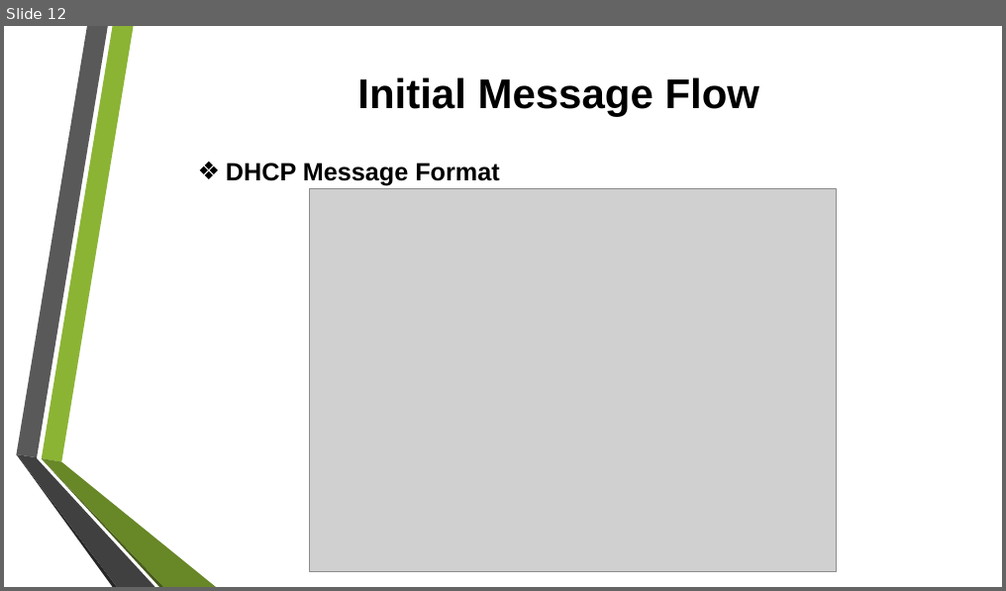
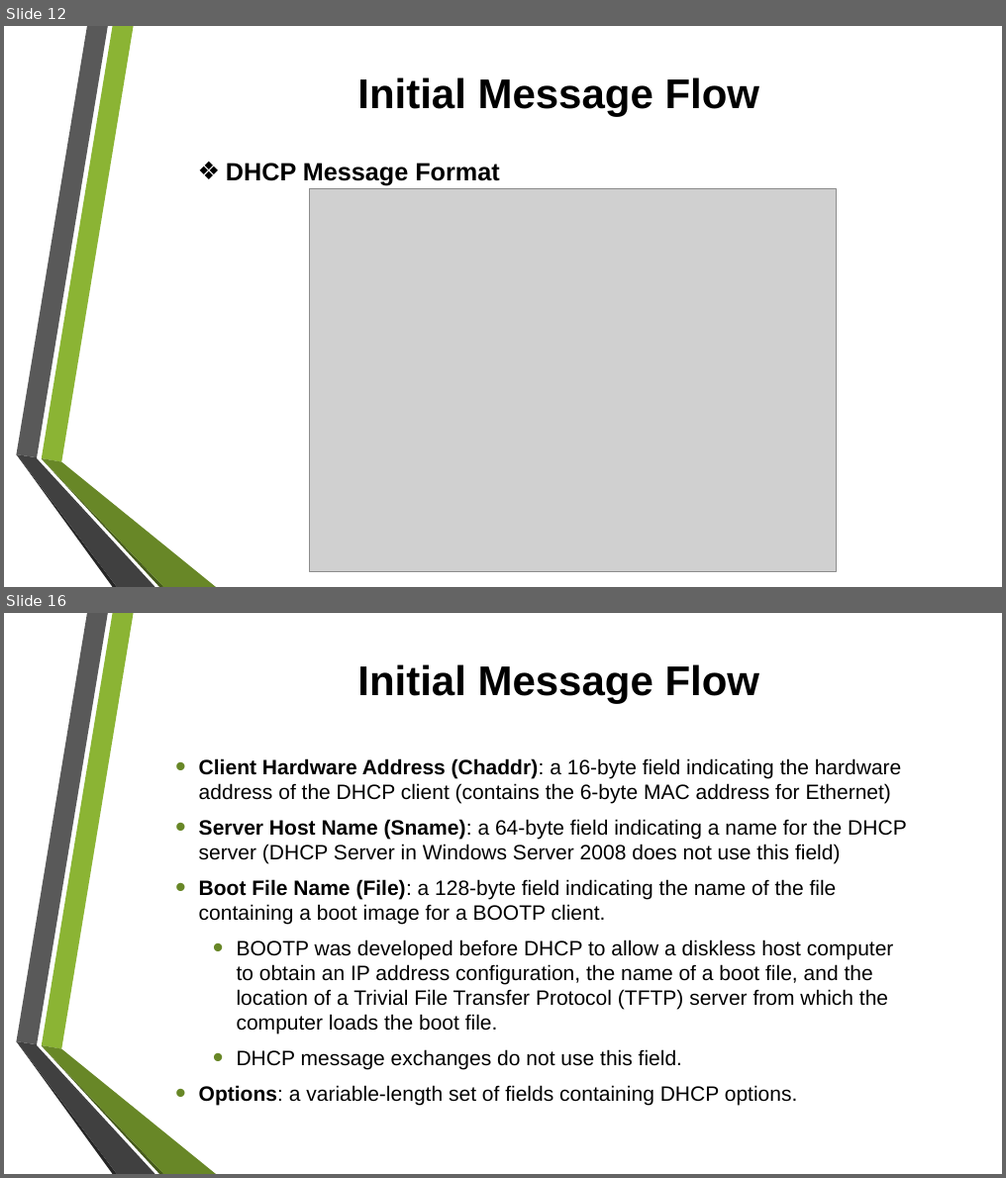
Before and after one commit to tiendatdk3493/Tai_Lieu, a slide deck: Dynamic Host Configuration Protocol (DHCP) Overview.pptx. Shown one above the other, each under a label of ours: slide 12 before the commit, slides 12 and 16 after it; the slides between them are not shown. The pictures are 1006x591 and 1006x1178 pixels, drawn with LibreOffice and Linux fonts; fonts in the diff are those of the drawing; grey boxes stand for pictures; background and template pictures are left out. Boxes give left, top, right and bottom in pixels: in the first picture for what was removed or moved away, otherwise in the second. Text is boxed around its words. In the diff, an @@ line names an element or a change of style, - is before the commit and + after.

Commit message:
DHCP

```diff
--- a/Dynamic Host Configuration Protocol (DHCP) Overview.pptx
+++ b/Dynamic Host Configuration Protocol (DHCP) Overview.pptx
@@ slide 16 added at [4, 613, 1002, 1174], background picture (left out); not listed: 6 template elements that a slide beside it also shows @@
@@ title added at [357, 664, 759, 703], 40 pt, text #000000, bold @@
+Initial Message Flow
@@ text added at [199, 759, 907, 1105], 20 pt, text #000000 @@
+• Client Hardware Address (Chaddr): a 16-byte field indicating the hardware address of the DHCP client (contains the 6-byte MAC address for Ethernet)
+• Server Host Name (Sname): a 64-byte field indicating a name for the DHCP server (DHCP Server in Windows Server 2008 does not use this field)
+• Boot File Name (File): a 128-byte field indicating the name of the file containing a boot image for a BOOTP client.
+  • BOOTP was developed before DHCP to allow a diskless host computer to obtain an IP address configuration, the name of a boot file, and the location of a Trivial File Transfer Protocol (TFTP) server from which the computer loads the boot file.
+  • DHCP message exchanges do not use this field.
+• Options: a variable-length set of fields containing DHCP options.
```
Also in this commit, not shown: 1 slide changed, 3 other slides added, 4 slides removed.
